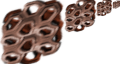
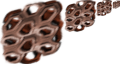
Layer changes from the first 120×64 image to the second:
removed layer "LDS copy #4" over [95, 0, 113, 17]
removed layer "LDS copy #6" over [63, 0, 97, 33]
added layer "Craptonite V2" above "LDS copy #7" over [0, 0, 113, 64]
hid "LDS copy #3" over [0, 0, 67, 64]
